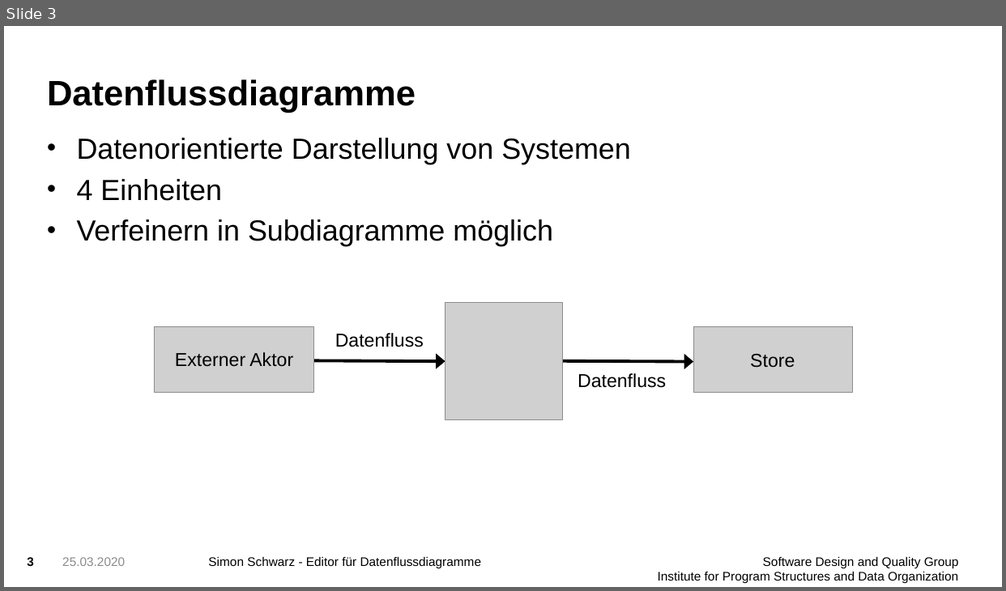
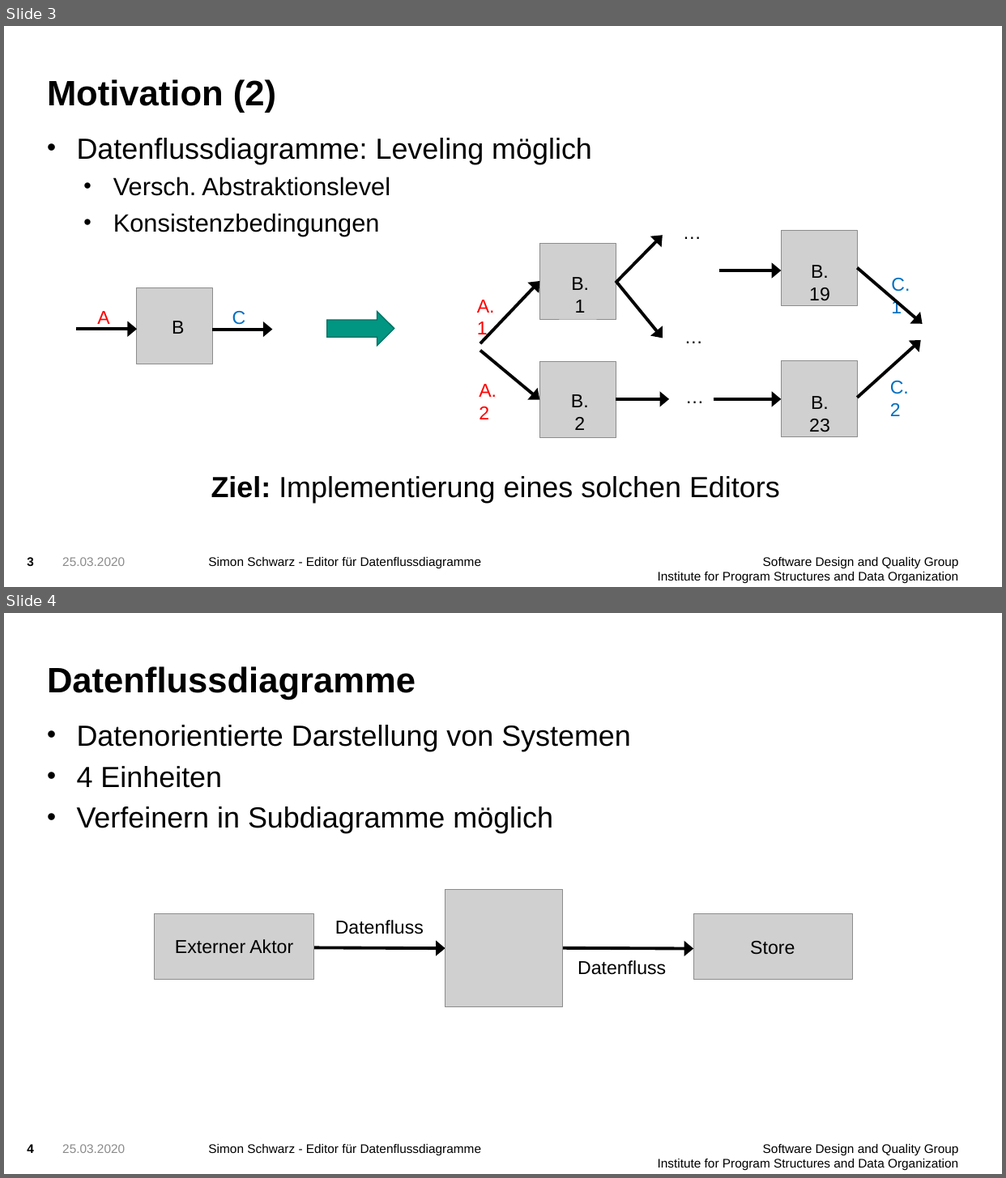
Before and after one commit to FluidTrust/Palladio-Supporting-DataFlowDiagram, a slide deck: presentation/presentation1.pptx. Shown one above the other, each under a label of ours: slide 3 before the commit, slides 3 and 4 after it. The pictures are 1006x591 and 1006x1178 pixels, drawn with LibreOffice and Linux fonts; fonts in the diff are those of the drawing; grey boxes stand for pictures; background and template pictures are left out. Boxes give left, top, right and bottom in pixels: in the first picture for what was removed or moved away, otherwise in the second. Text is boxed around its words. In the diff, an @@ line names an element or a change of style, - is before the commit and + after.

```diff
--- a/presentation/presentation1.pptx
+++ b/presentation/presentation1.pptx
@@ slide 3 added at [4, 26, 1002, 587], background picture (left out); not listed: 2 template elements that a slide beside it also shows @@
@@ title added at [47, 79, 276, 113], 34 pt, text #000000, bold @@
+Motivation (2)
@@ text added at [77, 138, 592, 237], 24 pt, text #000000 @@
+• Datenflussdiagramme: Leveling möglich
+  • Versch. Abstraktionslevel
+  • Konsistenzbedingungen
@@ group added at [77, 288, 273, 365]: 3 texts, 2 arrows, 1 picture @@
+B
+A
+C
@@ right arrow added at [327, 312, 394, 347], fill #009682, outline #006F60 1 pt @@
@@ group added at [477, 217, 923, 438]: 11 texts, 9 arrows, 4 pictures @@
+B.1
+A.1
+B.2
+A.2
+…
+…
+…
+C.1
+B.19
+B.23
+C.2
@@ text added at [211, 476, 780, 503], 28 pt, text #000000 @@
+Ziel: Implementierung eines solchen Editors
@@ page number added at [27, 557, 34, 566], 12 pt, text #000000, bold @@
+3
@@ text added at [62, 557, 125, 566], 12 pt, text #8C8C8C @@
+25.03.2020
@@ what was slide 3 is now slide 4 @@
@@ page number at [27, 1144, 34, 1153]: text changed @@
-3
+4
```
Also in this commit, not shown: 14 slides changed, 2 other slides added, 2 slides removed, 6 other files.
